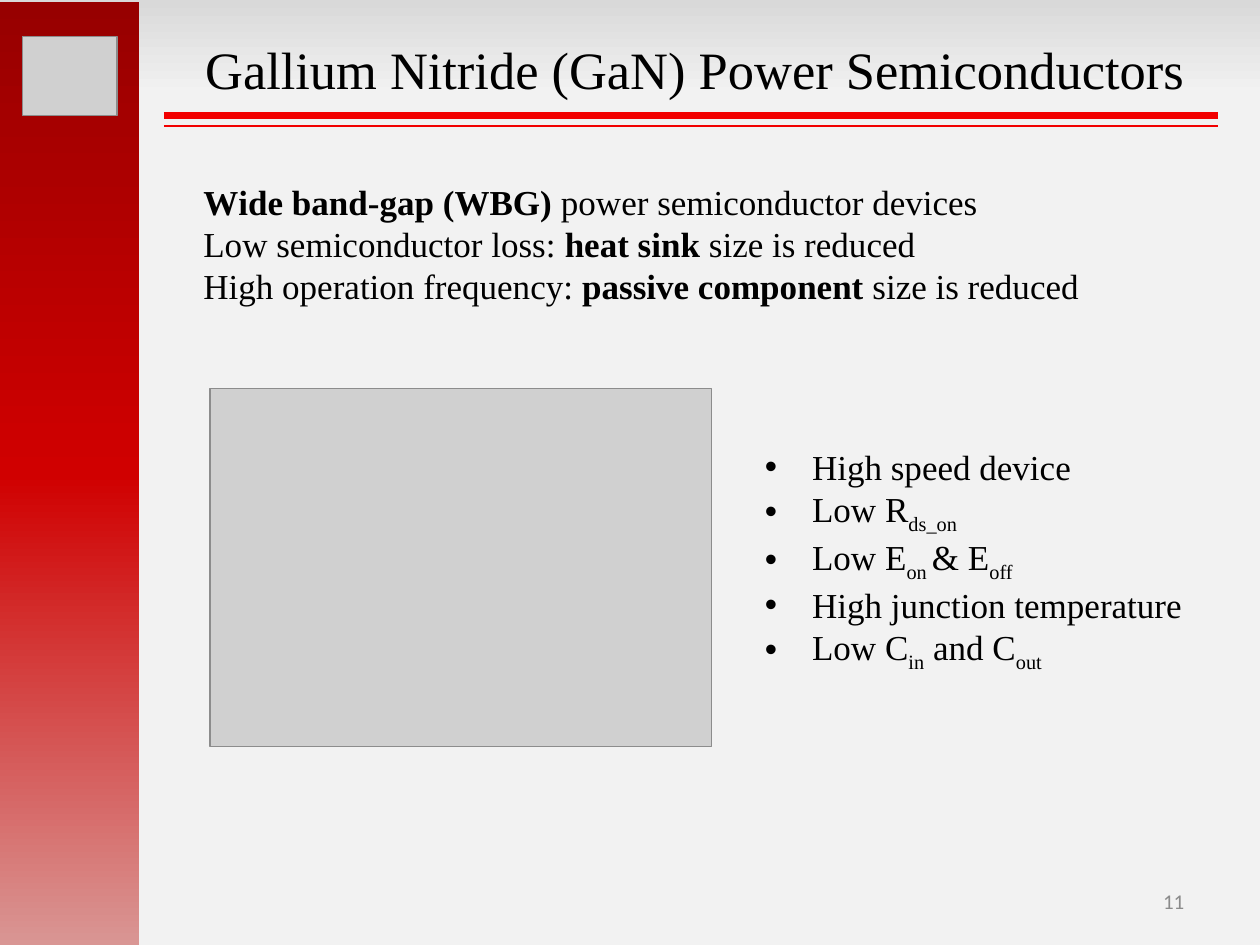
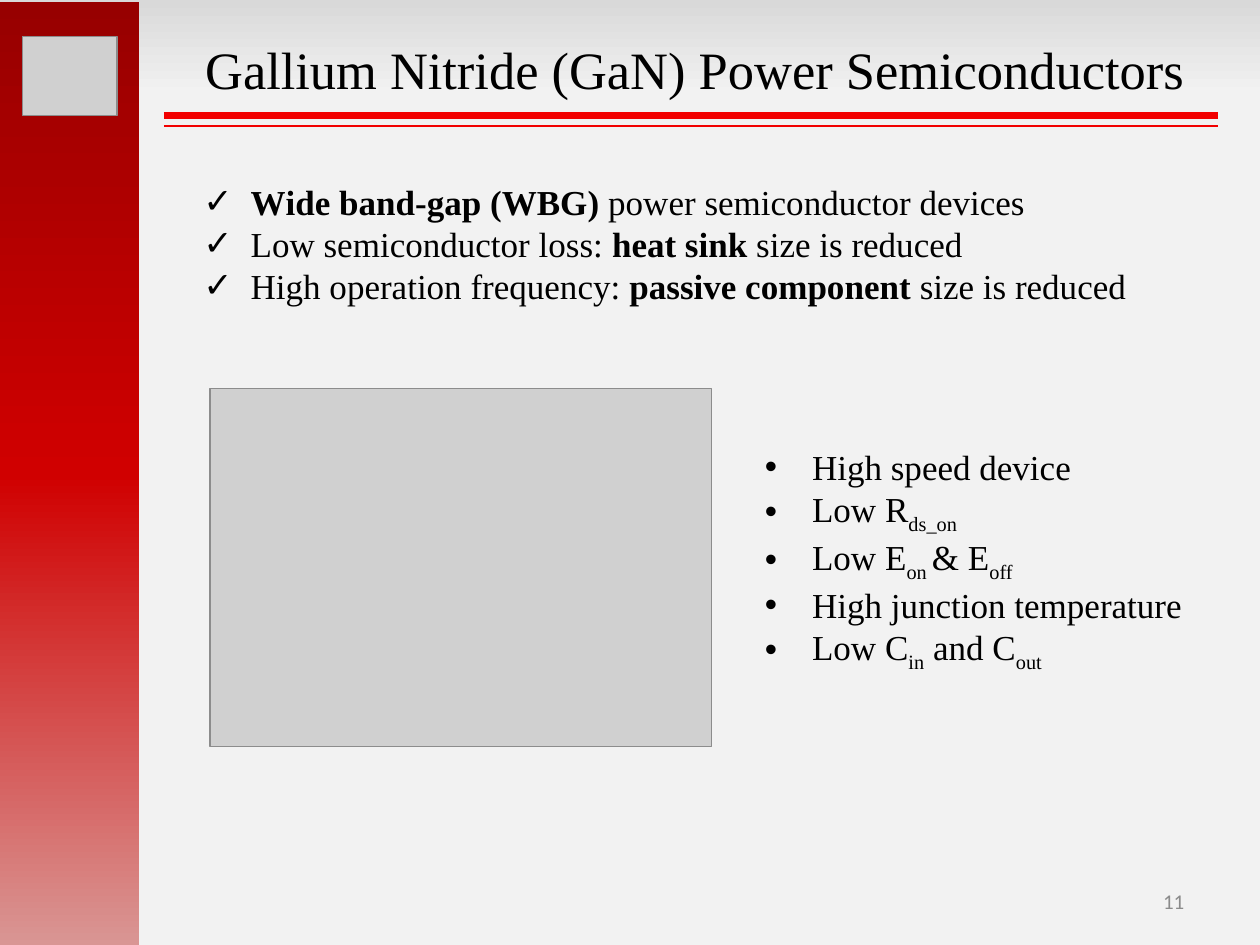
Before and after one commit to hakanpolat/IMMD, a slide deck: slide 11 of GRW2017/sunum/GRW2017_MesutUğur.pptx. Drawn at 1260x945 pixels with LibreOffice and Linux fonts; fonts in the diff are those of the drawing; grey boxes stand for pictures. Boxes give left, top, right and bottom in pixels: in the first picture for what was removed or moved away, otherwise in the second. Text is boxed around its words. In the diff, an @@ line names an element or a change of style, - is before the commit and + after.

```diff
--- a/GRW2017/sunum/GRW2017_MesutUğur.pptx
+++ b/GRW2017/sunum/GRW2017_MesutUğur.pptx
@@ text "Wide band-gap (WBG) power semiconductor ..." at bbox=[251, 190, 1126, 307]: bullet none to ✓ @@
```
Also in this commit, not shown: 2 other slides changed, 10 slides added, 2 slides removed.
